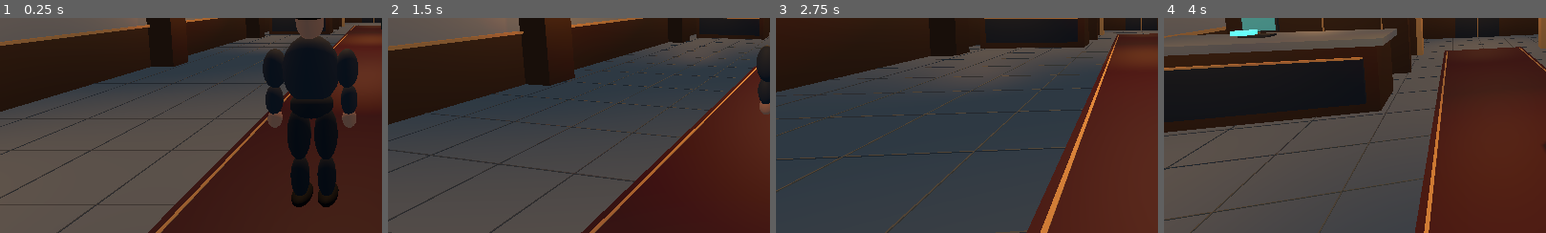
Above: before the commit, frames 1-4 (left to right).
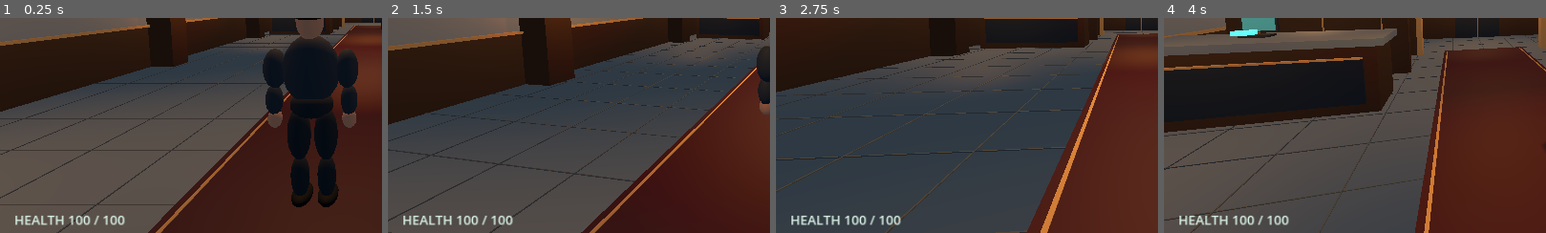
Above: after the commit, the same moments.

Repository: evilsysadmin/ShadowOps-black-protocol
Game: Godot game, scene res://scenes/hotel.tscn
Two runs of this game, one before a commit and one after it. Both use one fixed random seed, a clock stepped at 60 frames per second and the inputs below.
Inputs (mouse positions are % of the whole screen's width and height, from its top left):
- Up to frame 1 (0.25 s): no input
- Up to frame 2 (1.5 s): tap Enter at 0.5 s; move the mouse to (55, 50) at 0.52 s; hold W from 0.53 s (still down); tap R at 0.6 s; click (55, 50) at 0.67 s; move the mouse to (45, 50) at 1.27 s; tap Q at 1.35 s; click (45, 50) at 1.42 s
- Up to frame 3 (2.75 s): keep holding W; move the mouse to (52, 48) at 2.02 s; hold Ctrl from 2.03 s (still down); click (52, 48) at 2.17 s
- Up to frame 4 (4 s): keep holding W; move the mouse to (49, 52) at 2.77 s; release Ctrl at 2.78 s; tap Shift at 2.85 s; click (49, 52) at 2.92 s; move the mouse to (57, 51) at 3.52 s; tap E at 3.6 s; click (57, 51) at 3.67 s
The pictures show only the part of the screen within x 0-50%, y 48-98%; the shares and areas given below are measured in that part.

The runs differ from the first frame. In frame 1, 0.7% of the frame differs, in the area x 4-33%, y 92-97%; in frame 2, 0.7%; in frame 3, 0.7%; in frame 4, 0.7%.

Commit message:
feat: guard alert search and agent health

Diff:
--- a/scripts/agent.gd
+++ b/scripts/agent.gd
@@ -22,6 +22,9 @@
 var body_collider: CollisionShape3D
 var body_capsule: CapsuleShape3D
 var crouched := false
+const MAX_HEALTH := 100
+var health := MAX_HEALTH
+var health_label: Label
 const STAND_HEIGHT := 1.8
 const CROUCH_HEIGHT := 1.12
 
@@ -61,6 +64,16 @@
 	label.position = Vector2(24, 22)
 	label.text = "BLACK PROTOCOL | FIELD TEST\nWASD · Shift sprint · Ctrl crouch · Q shoulder · E interact\nRMB aim · LMB fire · R reload · Esc release"
 	hud.add_child(label)
+	health_label = Label.new()
+	health_label.mouse_filter = Control.MOUSE_FILTER_IGNORE
+	hud.add_child(health_label)
+	health_label.set_anchors_and_offsets_preset(Control.PRESET_BOTTOM_LEFT)
+	health_label.offset_left = 24
+	health_label.offset_top = -55
+	health_label.offset_bottom = -20
+	health_label.offset_right = 220
+	health_label.add_theme_font_size_override("font_size", 22)
+	refresh_health()
 	Input.mouse_mode = Input.MOUSE_MODE_CAPTURED
 
 func build_model() -> void:
@@ -182,5 +195,17 @@
 	query.collision_mask = collision_mask
 	return get_world_3d().direct_space_state.intersect_shape(query, 1).is_empty()
 
+func receive_damage(amount: int) -> void:
+	if not controls_enabled or amount <= 0:
+		return
+	health = maxi(0, health - amount)
+	refresh_health()
+	if health == 0:
+		get_parent().get_node("Mission").call("agent_incapacitated")
+
+func refresh_health() -> void:
+	health_label.text = "HEALTH %d / %d" % [health, MAX_HEALTH]
+	health_label.modulate = Color(1.0, 0.38, 0.30) if health <= 30 else Color(0.85, 0.95, 0.90)
+
 func eye_height() -> float:
 	return 0.88 if crouched else 1.45
--- a/scripts/guard.gd
+++ b/scripts/guard.gd
@@ -11,6 +11,13 @@
 var status: Label3D
 var pause_time := 0.0
 var facing := Vector3.BACK
+enum GuardState { PATROL, SUSPICIOUS, ALERT, SEARCH, DOWN }
+var state: GuardState = GuardState.PATROL
+var attack_timer := 0.0
+var search_remaining := 0.0
+const SEARCH_DURATION := 4.0
+const ATTACK_INTERVAL := 1.35
+const ATTACK_DAMAGE := 15
 
 func _ready() -> void:
 	player = get_parent().get_node("Agent") as CharacterBody3D
@@ -55,16 +62,39 @@
 	if health <= 0 or not bool(player.get("controls_enabled")):
 		velocity = Vector3.ZERO
 		return
-	if sees_player():
-		suspicion = minf(1.0, suspicion + delta * (0.24 if bool(player.get("crouched")) else 0.55))
+	attack_timer = maxf(0.0, attack_timer - delta)
+	var visible := sees_player()
+	if visible:
 		velocity.x = 0.0
 		velocity.z = 0.0
-		var direction := player.global_position - global_position
-		direction.y = 0.0
-		if direction.length_squared() > 0.001:
-			facing = direction.normalized()
+		face_player()
+		if state == GuardState.ALERT or state == GuardState.SEARCH:
+			state = GuardState.ALERT
+		else:
+			suspicion = minf(1.0, suspicion + delta * (0.24 if bool(player.get("crouched")) else 0.55))
+			state = GuardState.SUSPICIOUS
+			if suspicion >= 1.0:
+				state = GuardState.ALERT
+				attack_timer = ATTACK_INTERVAL
+		if state == GuardState.ALERT and attack_timer <= 0.0:
+			player.call("receive_damage", ATTACK_DAMAGE)
+			attack_timer = ATTACK_INTERVAL
+	elif state == GuardState.ALERT:
+		state = GuardState.SEARCH
+		search_remaining = SEARCH_DURATION
+		velocity.x = 0.0
+		velocity.z = 0.0
+	elif state == GuardState.SEARCH:
+		search_remaining -= delta
+		facing = facing.rotated(Vector3.UP, delta * 1.4)
+		velocity.x = 0.0
+		velocity.z = 0.0
+		if search_remaining <= 0.0:
+			state = GuardState.PATROL
+			suspicion = 0.0
 	else:
 		suspicion = maxf(0.0, suspicion - delta * 0.3)
+		state = GuardState.SUSPICIOUS if suspicion > 0.0 else GuardState.PATROL
 		patrol(delta)
 	rotation.y = atan2(-facing.x, -facing.z)
 	if not is_on_floor():
@@ -73,8 +103,12 @@
 		velocity.y = 0.0
 	move_and_slide()
 	update_status()
-	if suspicion >= 1.0:
-		mission.call("guard_detected")
+
+func face_player() -> void:
+	var direction := player.global_position - global_position
+	direction.y = 0.0
+	if direction.length_squared() > 0.001:
+		facing = direction.normalized()
 
 func patrol(delta: float) -> void:
 	if pause_time > 0.0:
@@ -99,11 +133,11 @@
 	var origin := global_position + Vector3(0, 1.65, 0)
 	var target := player.global_position + Vector3(0, float(player.call("eye_height")), 0)
 	var offset := target - origin
-	var sight_range := 3.8 if bool(player.get("crouched")) else 5.5
+	var sight_range := 6.5 if state == GuardState.ALERT or state == GuardState.SEARCH else (3.8 if bool(player.get("crouched")) else 5.5)
 	if offset.length() > sight_range:
 		return false
 	var horizontal := Vector3(offset.x, 0, offset.z)
-	if horizontal.length() > 0.65 and facing.dot(horizontal.normalized()) < 0.5:
+	if state != GuardState.ALERT and horizontal.length() > 0.65 and facing.dot(horizontal.normalized()) < 0.5:
 		return false
 	var query := PhysicsRayQueryParameters3D.create(origin, target)
 	query.exclude = [get_rid()]
@@ -115,19 +149,29 @@
 		return
 	health = maxi(0, health - amount)
 	if health == 0:
+		state = GuardState.DOWN
 		collision_layer = 0
 		collision_mask = 0
 		body.rotation.z = PI * 0.5
 		body.position.y = 0.3
 		update_status()
 	else:
-		suspicion = maxf(suspicion, 0.5)
+		if state != GuardState.ALERT:
+			state = GuardState.SEARCH
+			search_remaining = SEARCH_DURATION
+			attack_timer = ATTACK_INTERVAL
 		update_status()
 
 func update_status() -> void:
 	if health == 0:
 		status.text = "DOWN"
 		status.modulate = Color(0.55, 0.65, 0.65)
+	elif state == GuardState.ALERT:
+		status.text = "ALERT"
+		status.modulate = Color(1.0, 0.26, 0.20)
+	elif state == GuardState.SEARCH:
+		status.text = "SEARCHING"
+		status.modulate = Color(1.0, 0.78, 0.28)
 	elif suspicion > 0.0:
 		status.text = "SUSPICION %d%%" % int(suspicion * 100.0)
 		status.modulate = Color(1.0, 0.64, 0.24)
--- a/scripts/mission.gd
+++ b/scripts/mission.gd
@@ -96,7 +96,7 @@
 			prompt.text = ""
 	interact_requested = false
 
-func guard_detected() -> void:
+func agent_incapacitated() -> void:
 	if stage == Stage.COMPLETE or stage == Stage.FAILED:
 		return
 	stage = Stage.FAILED
@@ -125,5 +125,5 @@
 			objective.text = "OPERATION COMPLETE | Intel recovered and agent extracted"
 			prompt.text = "Mission complete — press R to replay"
 		Stage.FAILED:
-			objective.text = "OPERATION FAILED | Agent detected"
+			objective.text = "OPERATION FAILED | Agent incapacitated"
 			prompt.text = "Compromised — press R to retry"
